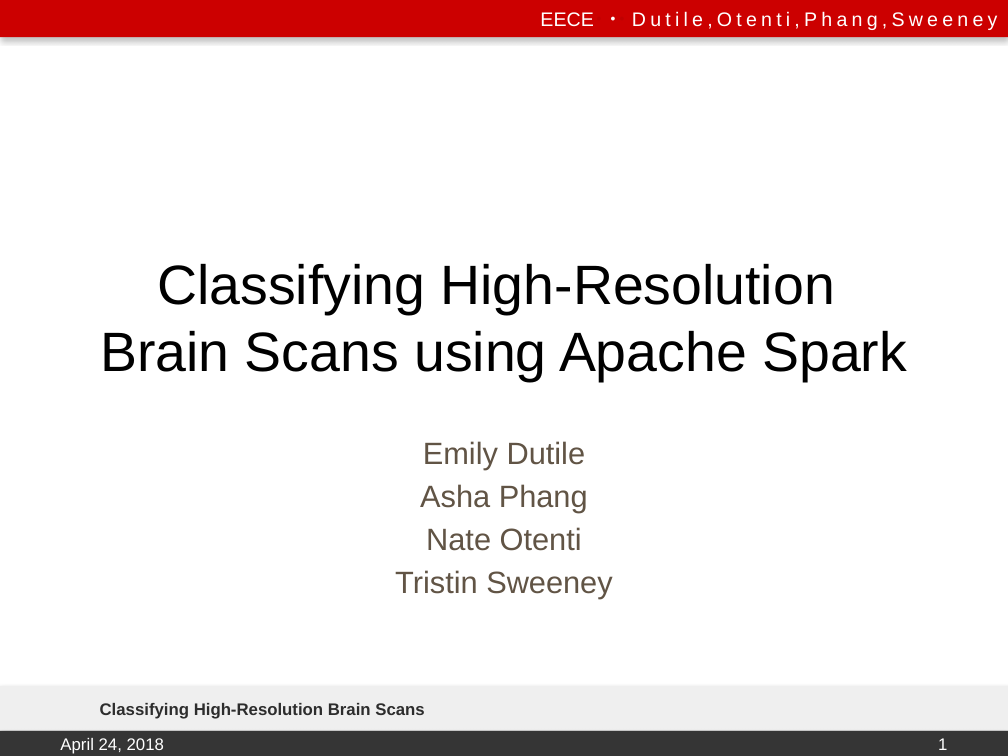
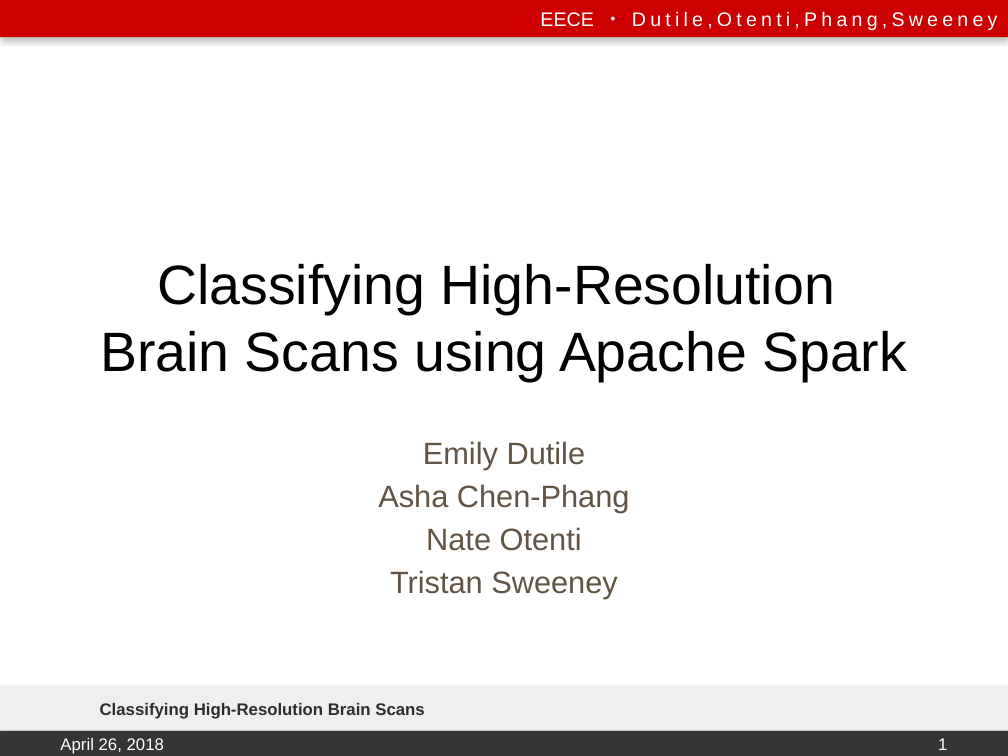
Before and after one commit to emily-jean/ml-brains, a slide deck: slide 1 of presentation/DutileOtentiPhangSweeney.pptx. Drawn at 1008x756 pixels with LibreOffice and Linux fonts; fonts in the diff are those of the drawing; background and template pictures are left out. Boxes give left, top, right and bottom in pixels: in the first picture for what was removed or moved away, otherwise in the second. Text is boxed around its words. In the diff, an @@ line names an element or a change of style, - is before the commit and + after.

```diff
--- a/presentation/DutileOtentiPhangSweeney.pptx
+++ b/presentation/DutileOtentiPhangSweeney.pptx
@@ subtitle at bbox=[378, 484, 630, 512]: text changed @@
-Asha Phang
+Asha Chen-Phang
@@ subtitle at bbox=[390, 570, 483, 594]: text changed @@
-Tristin Sweeney
+Tristan Sweeney
@@ text at bbox=[60, 738, 164, 754]: text changed @@
-April 24, 2018
+April 26, 2018
```
Also in this commit, not shown: 8 other slides changed, 2 slides added, 8 other files.
